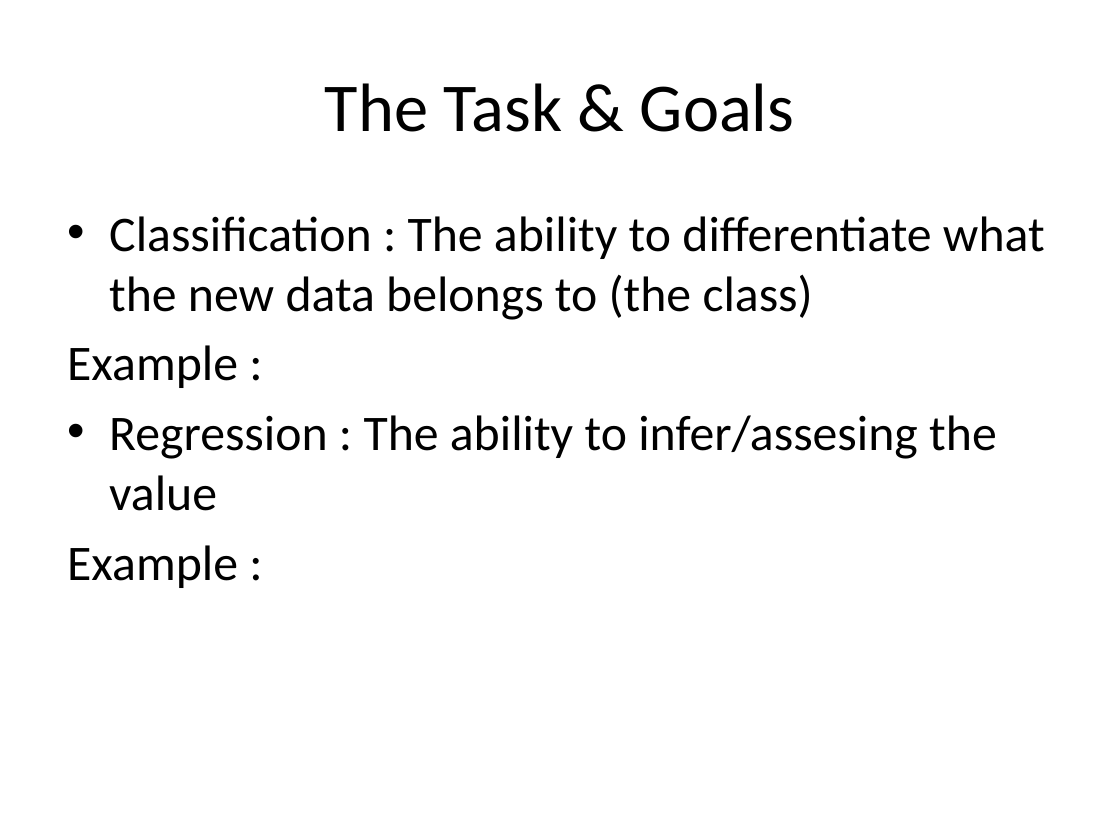
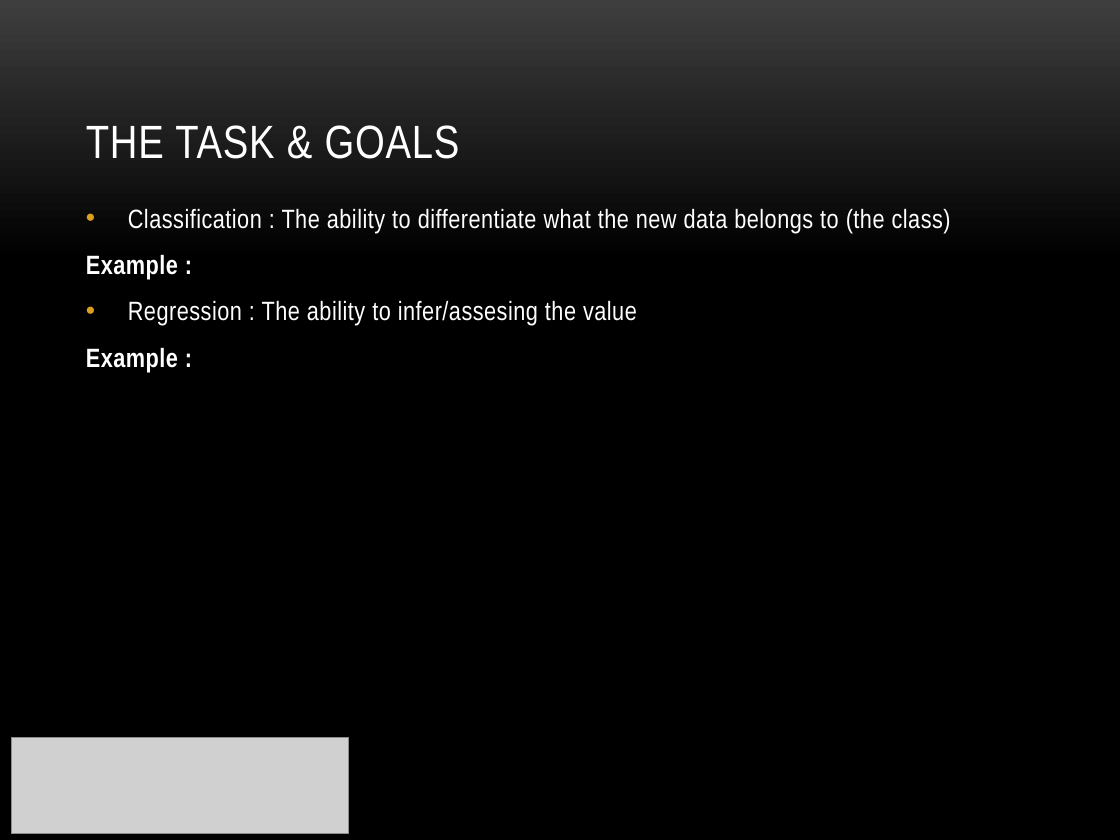
Before and after one commit to markus0708/Workshop_Python_-_ML, a slide deck: slide 5 of Part II Supervised_Learning/Supervised Learning.pptx. Drawn at 1120x840 pixels with LibreOffice and Linux fonts; fonts in the diff are those of the drawing; grey boxes stand for pictures; background and template pictures are left out. Boxes give left, top, right and bottom in pixels: in the first picture for what was removed or moved away, otherwise in the second. Text is boxed around its words. In the diff, an @@ line names an element or a change of style, - is before the commit and + after.

```diff
--- a/Part II Supervised_Learning/Supervised Learning.pptx
+++ b/Part II Supervised_Learning/Supervised Learning.pptx
@@ background #FFFFFF to picture (left out) @@
@@ title "THE TASK & GOALS" at box(86, 125, 460, 159): vertical alignment middle to bottom @@
@@ title at box(86, 125, 460, 159): text changed; size 44 to 30 pt; font Calibri to Arial Narrow; text colour #000000 to #FFFFFF @@
-The Task & Goals
+THE TASK & GOALS
@@ text "Classification : The ability to ...": place and size @@
-text "Classification : The ability to ..." at box(67, 216, 1045, 588)
+text "Classification : The ability to ..." at box(86, 208, 951, 372)
@@ text "Classification : The ability to ..." at box(86, 208, 951, 372): size 32 to 17 pt, font Calibri to Arial Narrow, text colour #000000 to #FFFFFF, letter spacing 0 to 0.3 pt; bold on in "Example :", "Example :"; more space between paragraphs @@
@@ picture added at box(11, 737, 348, 833) @@
```
Also in this commit, not shown: 7 other slides changed, 3 slides added, 2 slides removed, 2 other files.
